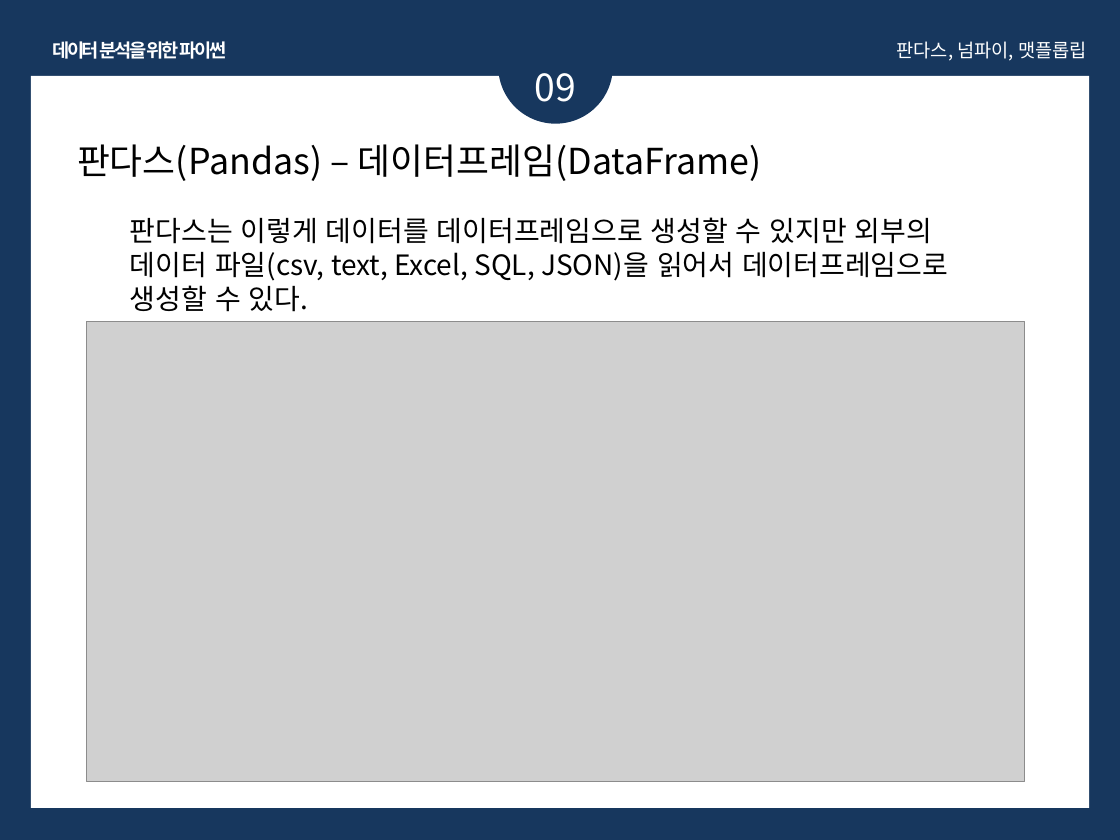
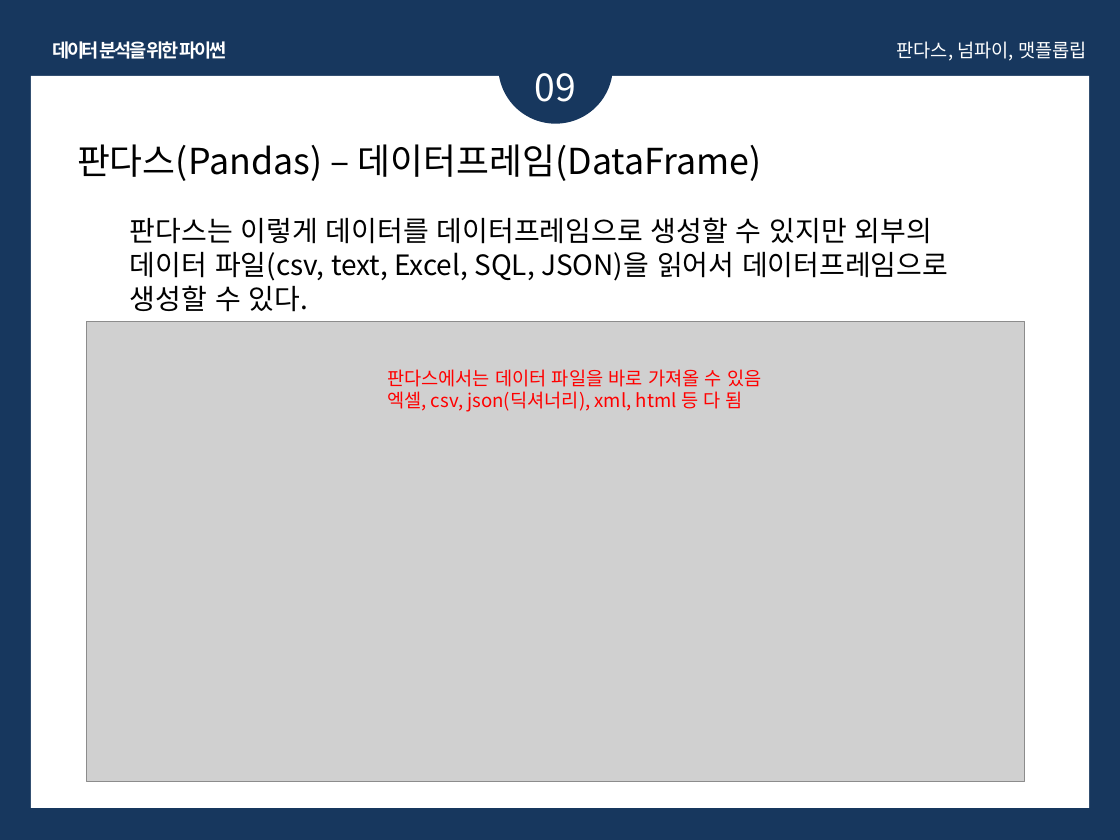
Before and after one commit to olA1ol/learning_data, a slide deck: slide 110 of 교안/python.pptx. Drawn at 1120x840 pixels with LibreOffice and Linux fonts; fonts in the diff are those of the drawing; grey boxes stand for pictures. Boxes give left, top, right and bottom in pixels: in the first picture for what was removed or moved away, otherwise in the second. Text is boxed around its words. In the diff, an @@ line names an element or a change of style, - is before the commit and + after.

```diff
--- a/교안/python.pptx
+++ b/교안/python.pptx
@@ text added at <box>387,369,761,412</box>, 12 pt, text #FF0000 @@
+판다스에서는 데이터 파일을 바로 가져올 수 있음
+엑셀, csv, json(딕셔너리), xml, html 등 다 됨
```
Also in this commit, not shown: 11 other slides changed, 4 other files.
